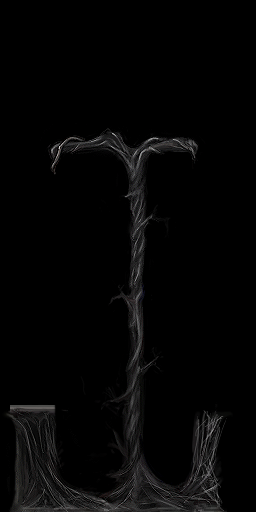
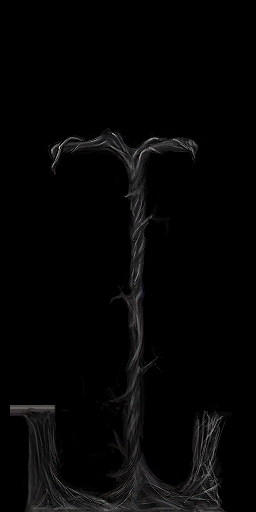
Comparing the layer stacks of the two (256, 512) images. Changes:
painted on "vialArt" over [3, 404, 53, 512]
